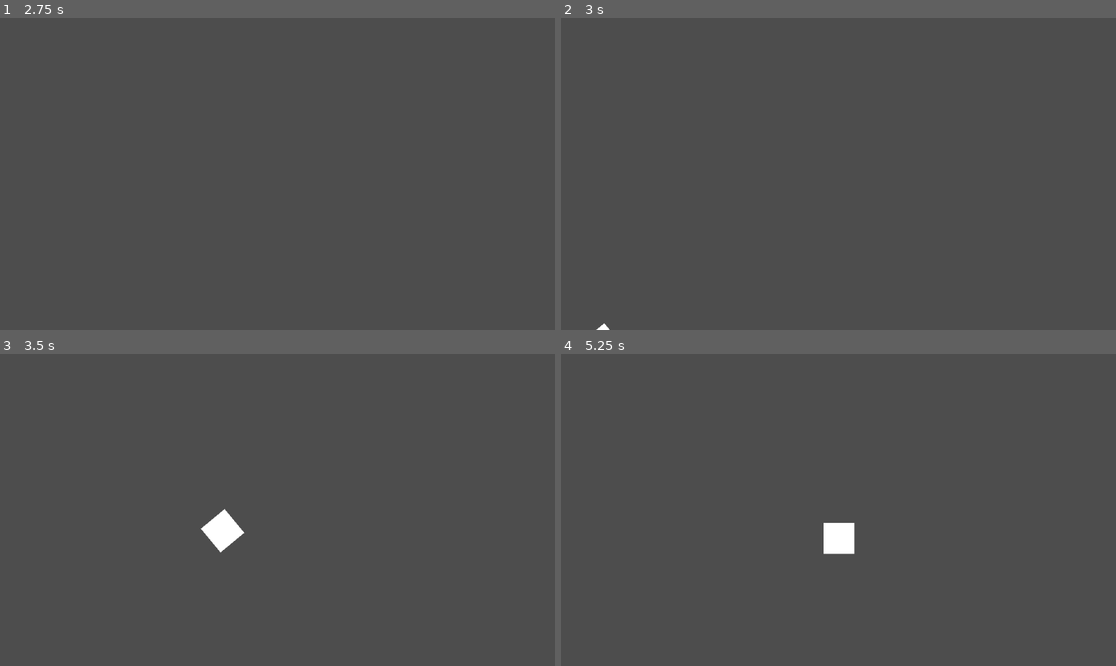
Above: before the commit, frames 1-4 (two rows, left to right).
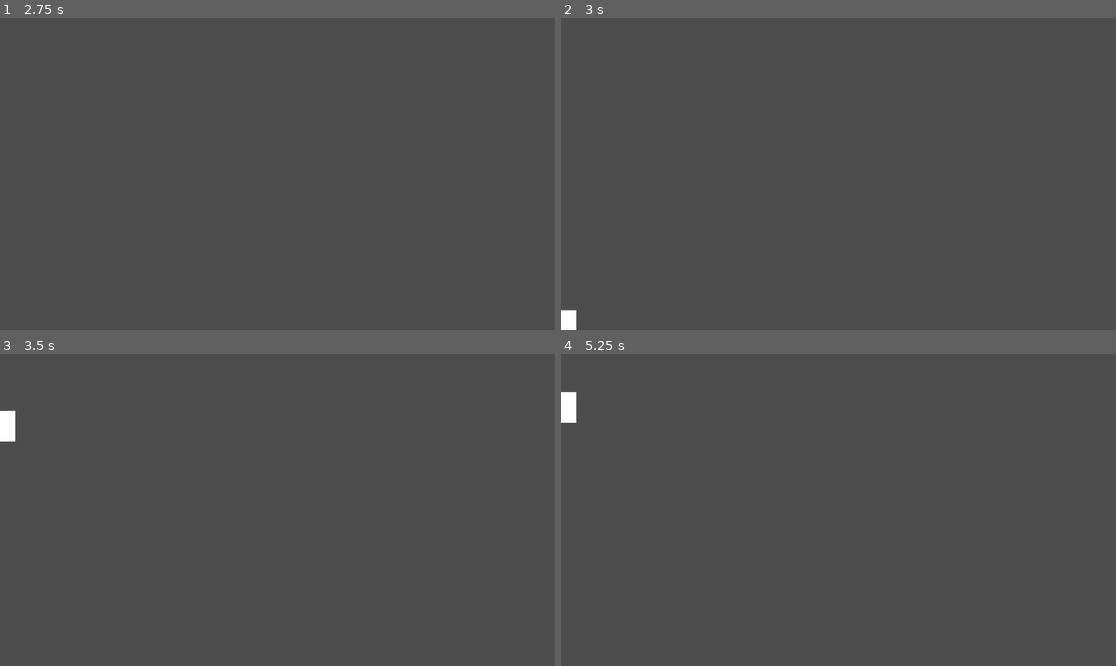
Above: after the commit, the same moments.

Repository: ChrisCee2/20gc4indy500
Game: Godot game, scene res://player.tscn
Same seed, same stepped clock (60 frames per second), same inputs: the game is played once before the commit and once after it.
Inputs:
- Up to frame 1 (2.75 s): tap Enter at 0.5 s; hold D (right) 0.53-1.28 s; tap Space at 1.25 s; hold S (down) 1.28-2.03 s; hold D (right) from 2.03 s (still down)
- Up to frame 2 (3 s): tap Enter at 2.75 s; release D (right) at 2.78 s; hold W (up) from 2.78 s (still down)
- Up to frame 3 (3.5 s): keep holding W (up)
- Up to frame 4 (5.25 s): release W (up) at 3.53 s; hold A (left) 3.53-5.03 s; tap Space at 4.25 s; tap Enter at 5 s; hold S (down) from 5.03 s (still down)

Frame 1 is identical in both runs. In frame 2, 0.2% of the frame differs, in the area x 0-9%, y 93-100%; in frame 3, 0.8%; in frame 4, 0.8%, in the area x 0-53%, y 12-65%.

Commit message:
GC4-1: Reverse car in right direction

Diff:
--- a/controllers/move_controller.gd
+++ b/controllers/move_controller.gd
@@ -6,6 +6,7 @@
 
 var speed_multiplier: float = 10000
 var torque_multiplier: float = 10000
+var torque_direction: float = 1
 
 func update(direction: Vector2) -> void:
 	if rigid_body == null:
@@ -14,4 +15,6 @@
 	rigid_body.apply_central_force(forward_direction * direction.y * speed * speed_multiplier * rigid_body.mass)
 	if rigid_body.linear_velocity.length() >= 200:
 		# Consider scaling torque to current velocity instead of this value
-		rigid_body.apply_torque(direction.x * torque * torque_multiplier * rigid_body.mass)
+		if direction.y != 0:
+			torque_direction = direction.x if direction.y < 0 else -direction.x
+		rigid_body.apply_torque(torque_direction * torque * torque_multiplier * rigid_body.mass)
